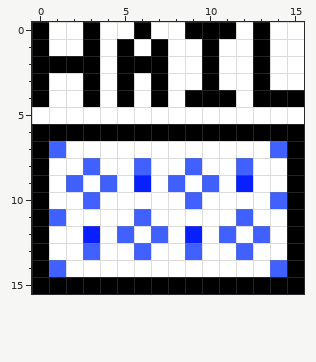
Pixel-art sprite: gfx/battle/weather/hail_icon.png. The first picture shows the starting point.
The file is 16x16 pixels. Colours within 5 levels of each other are drawn and written as one.
New version:
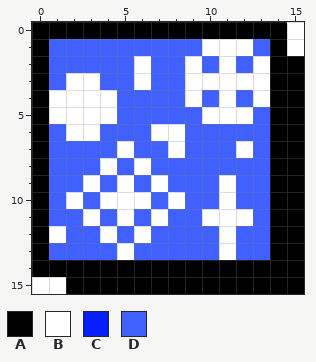
Palette (. is transparent): A #000000  B #ffffff  C #0820ff  D #4060ff
What changed:
Changed rows in their new state; - is an unchanged pixel.
first column x 0:
 0 -AA-AA-AA---A-A-
 1 -DDDDDDDDDB--DA-
 2 -DDDDDBDD-D-DBAA
 3 -D-BDD-DD-B--BAA
 4 ---B-DDDDBDBDB--
 5 A----DDDDD---DAA
 6 -DBBDDDBBDDDDD--
 7 --DDD-DD-DDD-DA-
 8 -DD--DBDD-DD-DA-
 9 -D----D--D--DDA-
10 -D-----D--D-DDA-
11 --D-D---DD--BDA-
12 --DD----DDDBD-A-
13 -DD-D--DD-D--DA-
14 -AAAAAAAAAAAAAA-
15 BB--------------
